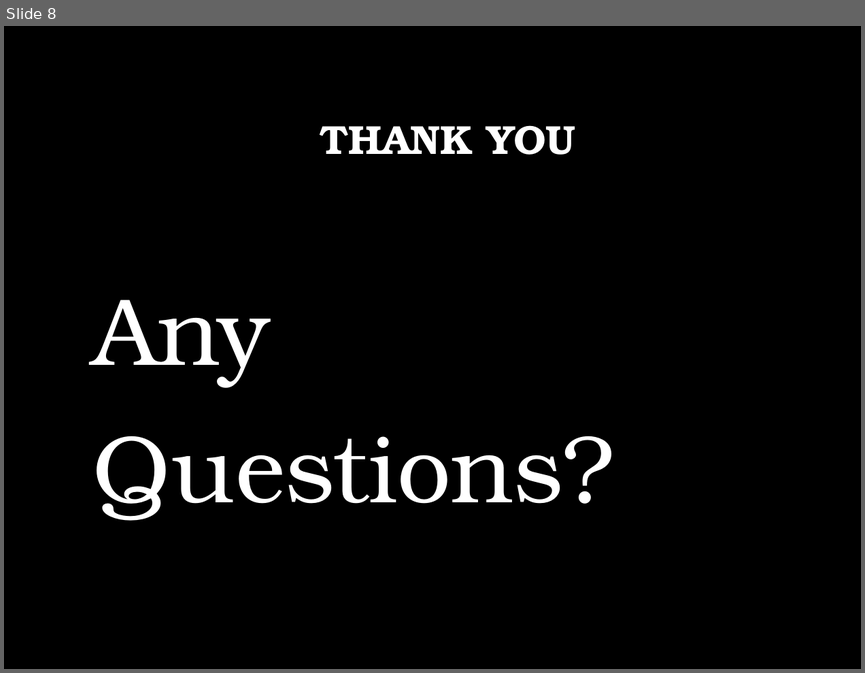
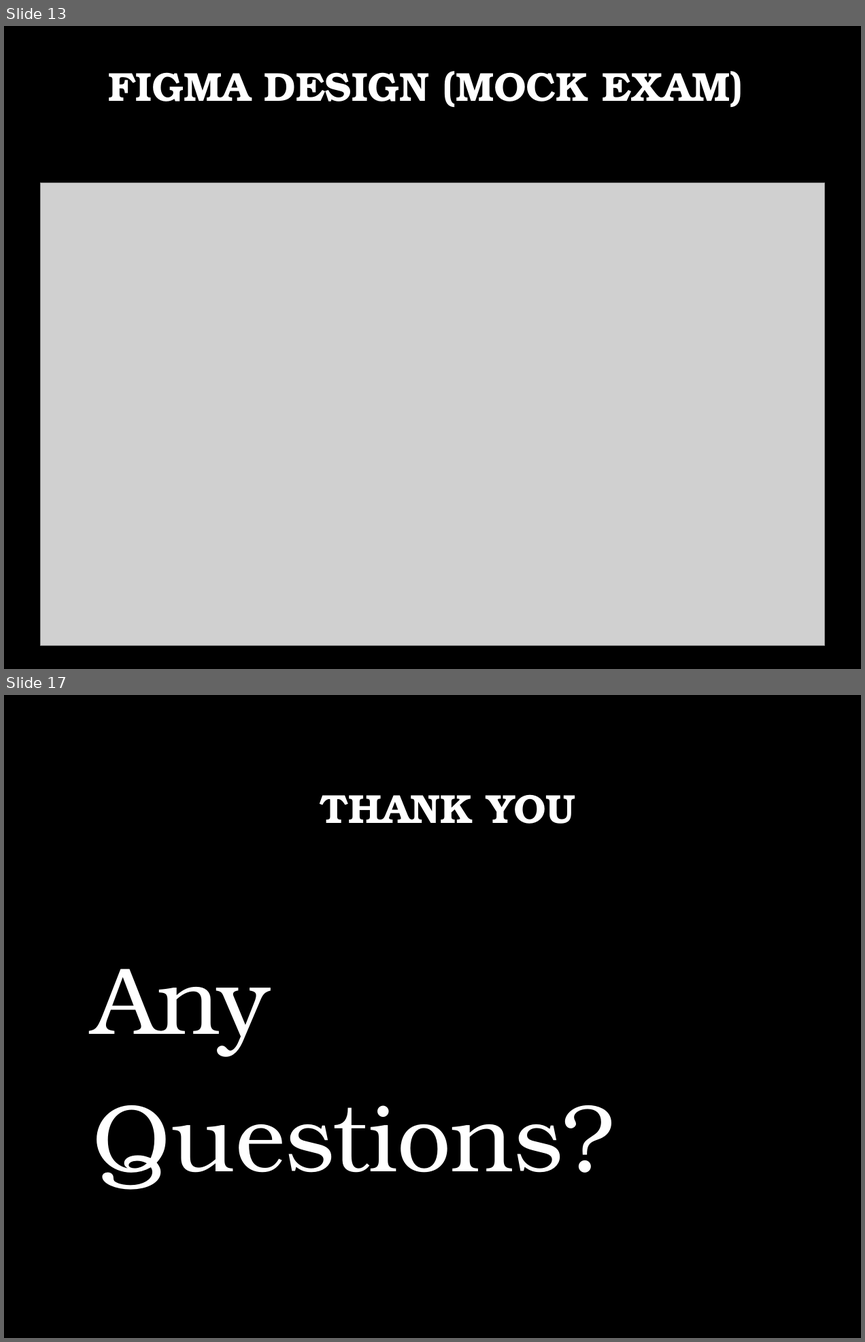
Before and after one commit to yuriiSY/Study-Buddy, a slide deck: Weekly Submissions/Week3/Presentation Week 3.pptx. Shown one above the other, each under a label of ours: slide 8 before the commit, slides 13 and 17 after it; the slides between them are not shown. The pictures are 865x673 and 865x1342 pixels, drawn with LibreOffice and Linux fonts; fonts in the diff are those of the drawing; grey boxes stand for pictures; background and template pictures are left out. Boxes give left, top, right and bottom in pixels: in the first picture for what was removed or moved away, otherwise in the second. Text is boxed around its words. In the diff, an @@ line names an element or a change of style, - is before the commit and + after.

```diff
--- a/Weekly Submissions/Week3/Presentation Week 3.pptx
+++ b/Weekly Submissions/Week3/Presentation Week 3.pptx
@@ slide 13 added at <box>4,26,861,669</box>, background picture (left out) @@
@@ title added at <box>109,71,743,107</box>, 34 pt, text #FFFFFF, bold @@
+FIGMA DESIGN (MOCK EXAM)
@@ picture added at <box>41,183,825,645</box> @@
@@ what was slide 8 is now slide 17 @@
```
Also in this commit, not shown: 3 slides changed, 10 other slides added, 2 slides removed.
